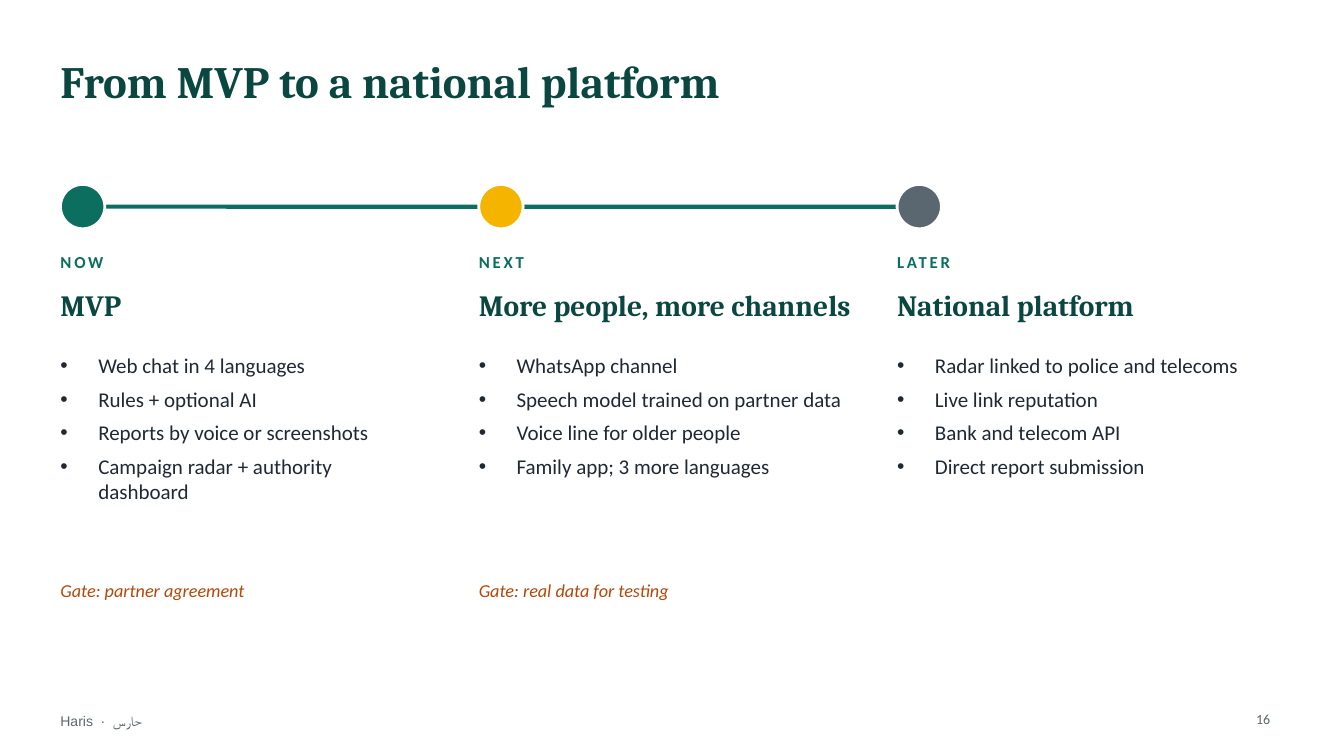
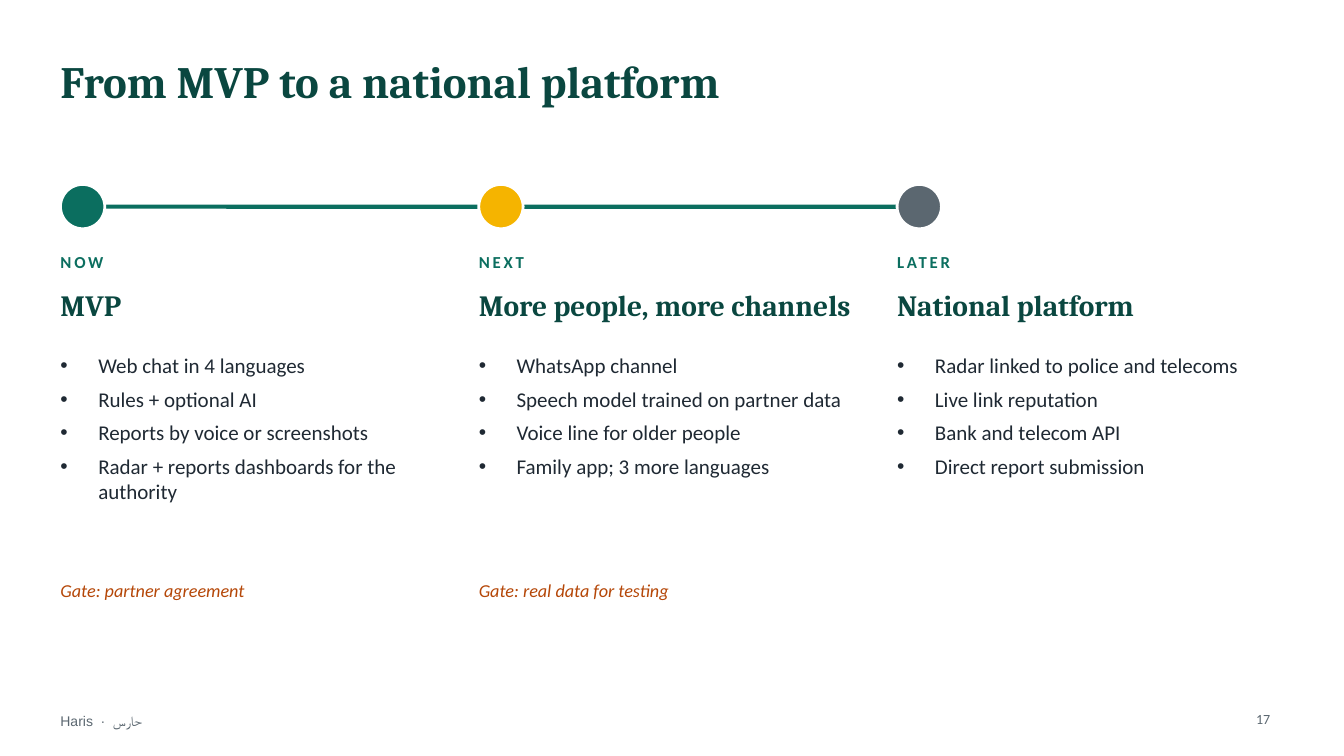
Before and after one commit to mohamedtorky2022/Haris, a slide deck: slide 17 of docs/Haris-presentation.pptx (slide 16 before the commit). Drawn at 1344x756 pixels with LibreOffice and Linux fonts; fonts in the diff are those of the drawing. Boxes give left, top, right and bottom in pixels: in the first picture for what was removed or moved away, otherwise in the second. Text is boxed around its words. In the diff, an @@ line names an element or a change of style, - is before the commit and + after.

```diff
--- a/docs/Haris-presentation.pptx
+++ b/docs/Haris-presentation.pptx
@@ text at [98, 459, 395, 503]: text changed @@
-• Campaign radar + authority dashboard
+• Radar + reports dashboards for the authority
@@ page number at [1256, 715, 1270, 724]: text changed @@
-16
+17
```
Also in this commit, not shown: 2 other slides changed, 1 slide added, 1 other file.
